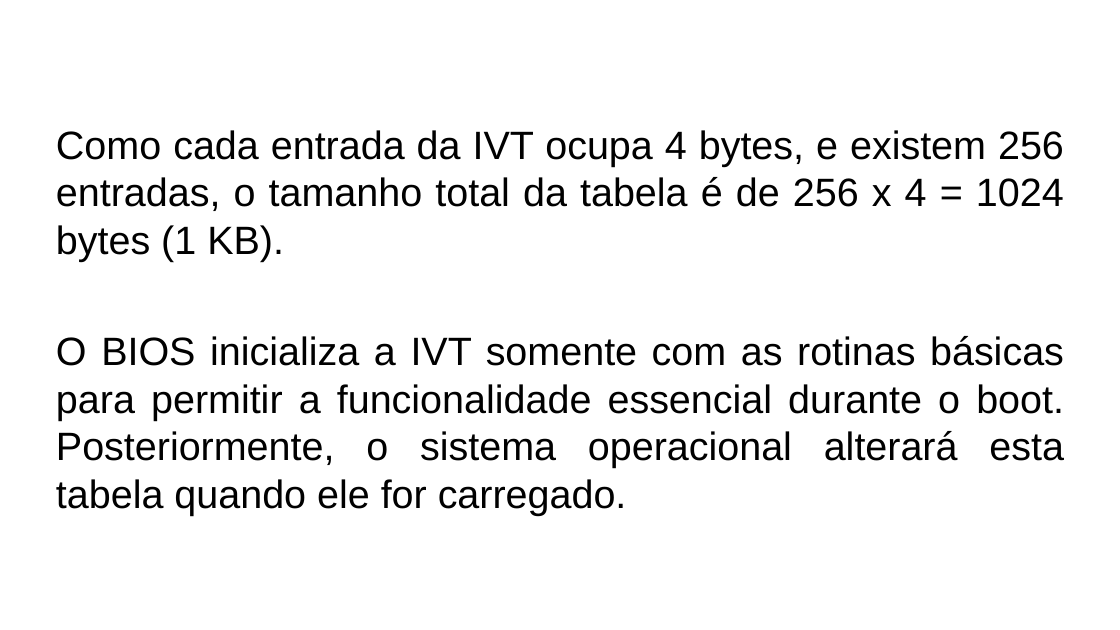
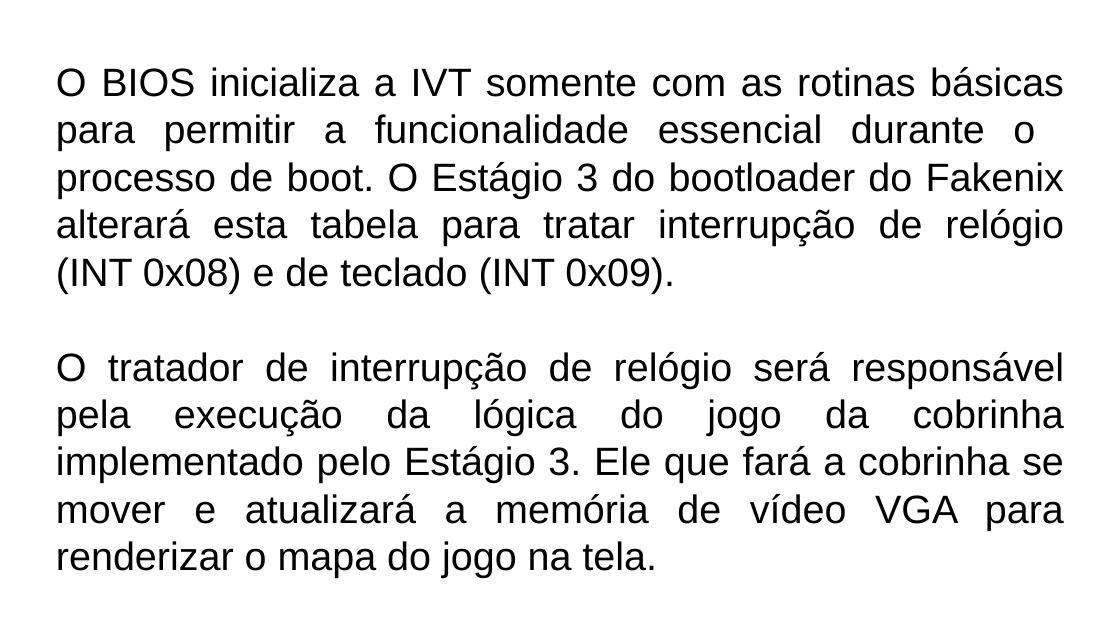
Before and after one commit to LeandroApAlmeida/Bootloader, a slide deck: slide 22 of doc/Fakenix.odp (slide 24 before the commit). Drawn at 1120x630 pixels with LibreOffice and Linux fonts; fonts in the diff are those of the drawing. Boxes give left, top, right and bottom in pixels: in the first picture for what was removed or moved away, otherwise in the second. Text is boxed around its words. In the diff, an @@ line names an element or a change of style, - is before the commit and + after.

```diff
--- a/doc/Fakenix.odp
+++ b/doc/Fakenix.odp
@@ text at bbox=[56, 67, 1064, 578]: text changed @@
-Como cada entrada da IVT ocupa 4 bytes, e existem 256 entradas, o tamanho total da tabela é de 256 x 4 = 1024 bytes (1 KB).
-O BIOS inicializa a IVT somente com as rotinas básicas para permitir a funcionalidade essencial durante o boot. Posteriormente, o sistema operacional alterará esta tabela quando ele for carregado.
+O BIOS inicializa a IVT somente com as rotinas básicas para permitir a funcionalidade essencial durante o processo de boot. O Estágio 3 do bootloader do Fakenix alterará esta tabela para tratar interrupção de relógio (INT 0x08) e de teclado (INT 0x09).
+O tratador de interrupção de relógio será responsável pela execução da lógica do jogo da cobrinha implementado pelo Estágio 3. Ele que fará a cobrinha se mover e atualizará a memória de vídeo VGA para renderizar o mapa do jogo na tela.
```
Also in this commit, not shown: 26 other slides changed, 5 slides added, 7 slides removed, 2 other files.
